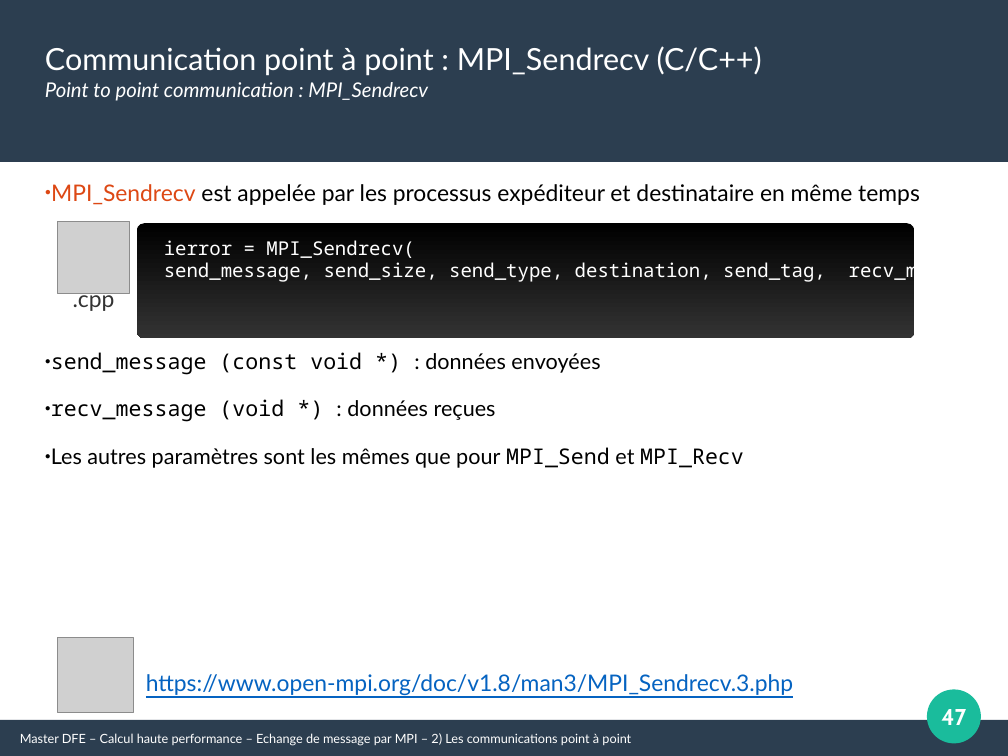
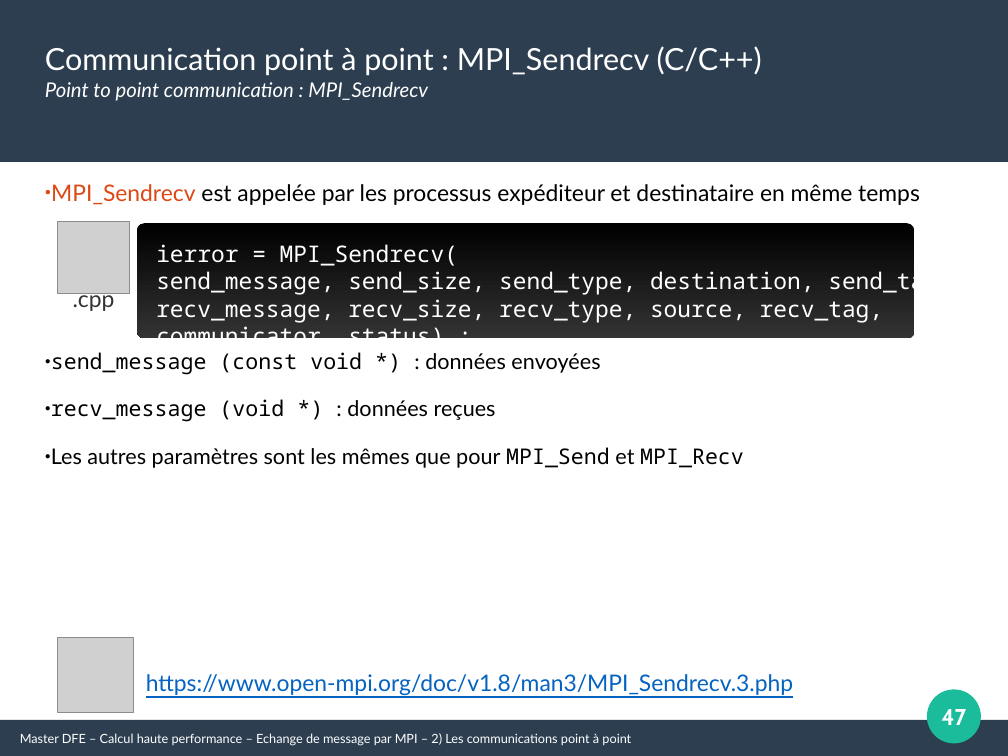
Before and after one commit to Maison-de-la-Simulation/HPC-DFE-Paris-Saclay, a slide deck: slide 47 of support/MPI.pptx. Drawn at 1008x756 pixels with LibreOffice and Linux fonts; fonts in the diff are those of the drawing; grey boxes stand for pictures. Boxes give left, top, right and bottom in pixels: in the first picture for what was removed or moved away, otherwise in the second. Text is boxed around its words. In the diff, an @@ line names an element or a change of style, - is before the commit and + after.

```diff
--- a/support/MPI.pptx
+++ b/support/MPI.pptx
@@ text "ierror = MPI_Sendrecv(": place and size @@
-text "ierror = MPI_Sendrecv(" at [51, 240, 997, 468]
+text "ierror = MPI_Sendrecv(" at [156, 244, 951, 350]
@@ text "ierror = MPI_Sendrecv(" at [156, 244, 951, 350]: size 15 to 18 pt @@
```
Also in this commit, not shown: 7 other slides changed, 10 other files.
